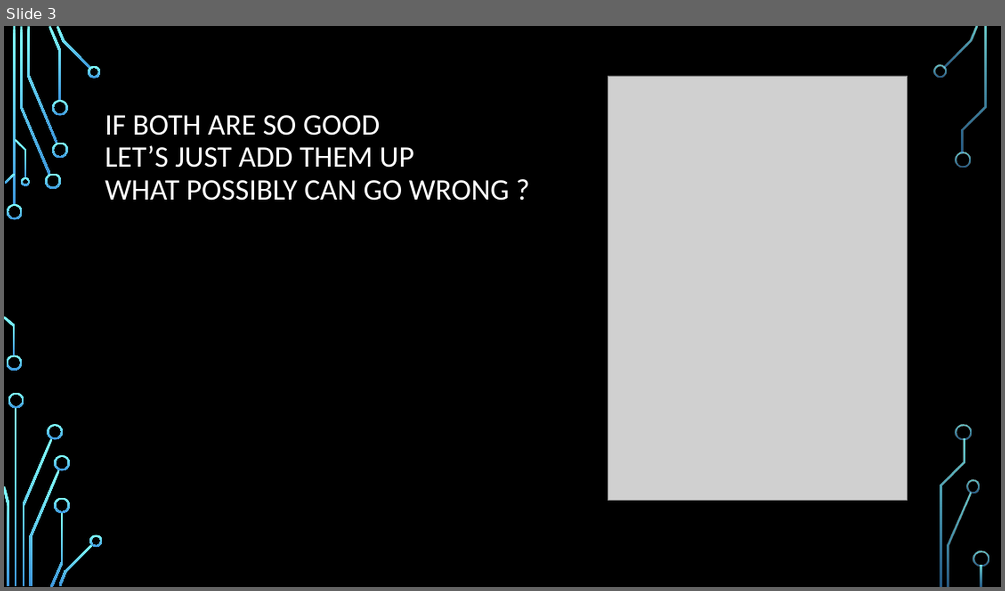
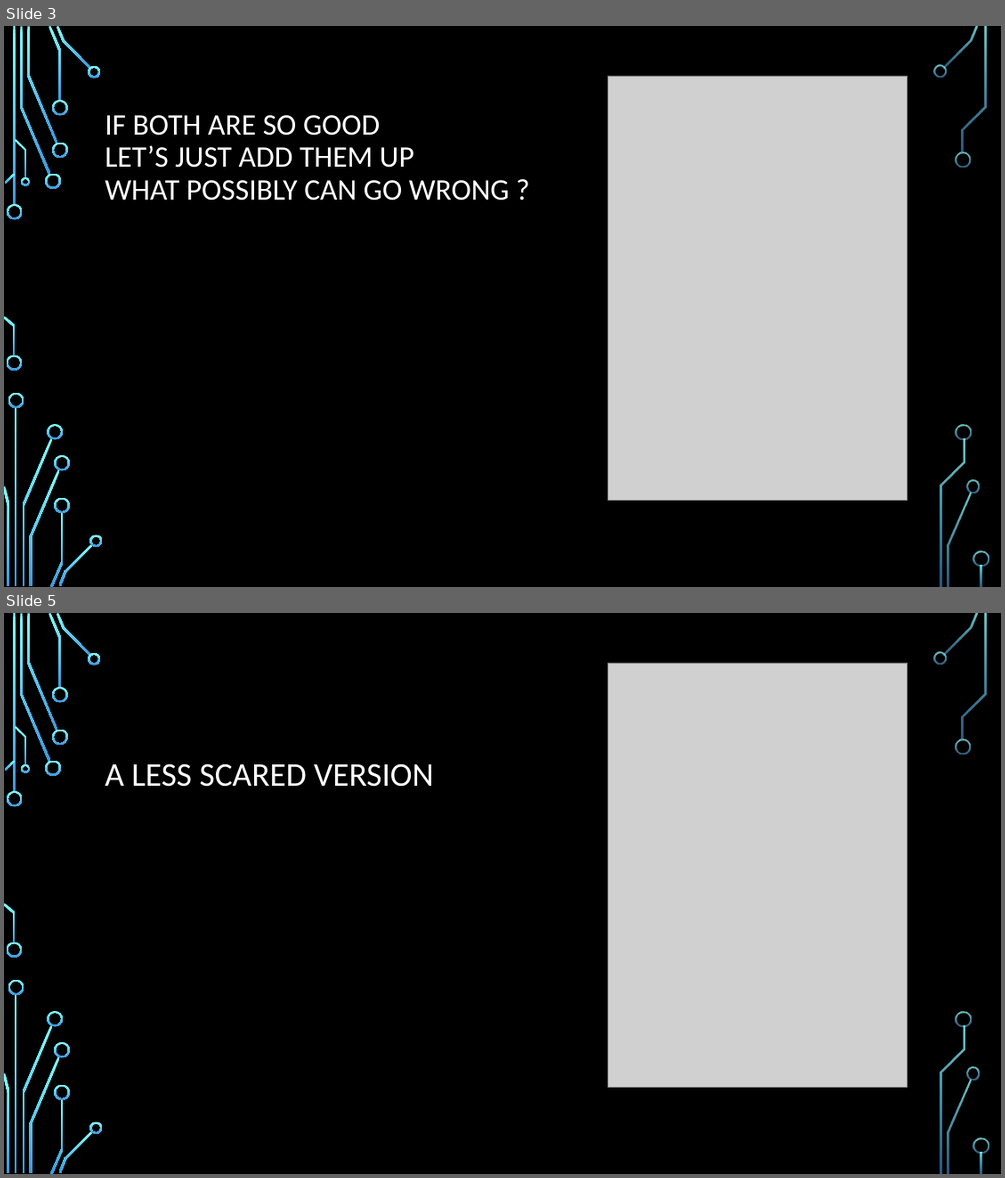
Before and after one commit to fsprojects/FSharp.Data.SqlClient, a slide deck: presentations/NYC F# UG. 2014-08-26.pptx. Shown one above the other, each under a label of ours: slide 3 before the commit, slides 3 and 5 after it; the slides between them are not shown. The pictures are 1005x591 and 1005x1178 pixels, drawn with LibreOffice and Linux fonts; fonts in the diff are those of the drawing; grey boxes stand for pictures; background and template pictures are left out. Boxes give left, top, right and bottom in pixels: in the first picture for what was removed or moved away, otherwise in the second. Text is boxed around its words. In the diff, an @@ line names an element or a change of style, - is before the commit and + after.

```diff
--- a/presentations/NYC F# UG. 2014-08-26.pptx
+++ b/presentations/NYC F# UG. 2014-08-26.pptx
@@ slide 5 added at <box>4,613,1001,1174</box>, background picture (left out); not listed: 36 template elements that a slide beside it also shows @@
@@ picture added at <box>607,663,907,1087</box> @@
@@ title added at <box>105,763,434,787</box>, 32 pt, text #FFFFFF @@
+A LESS SCARED VERSION
```
Also in this commit, not shown: 1 slide changed, 3 other slides added.
